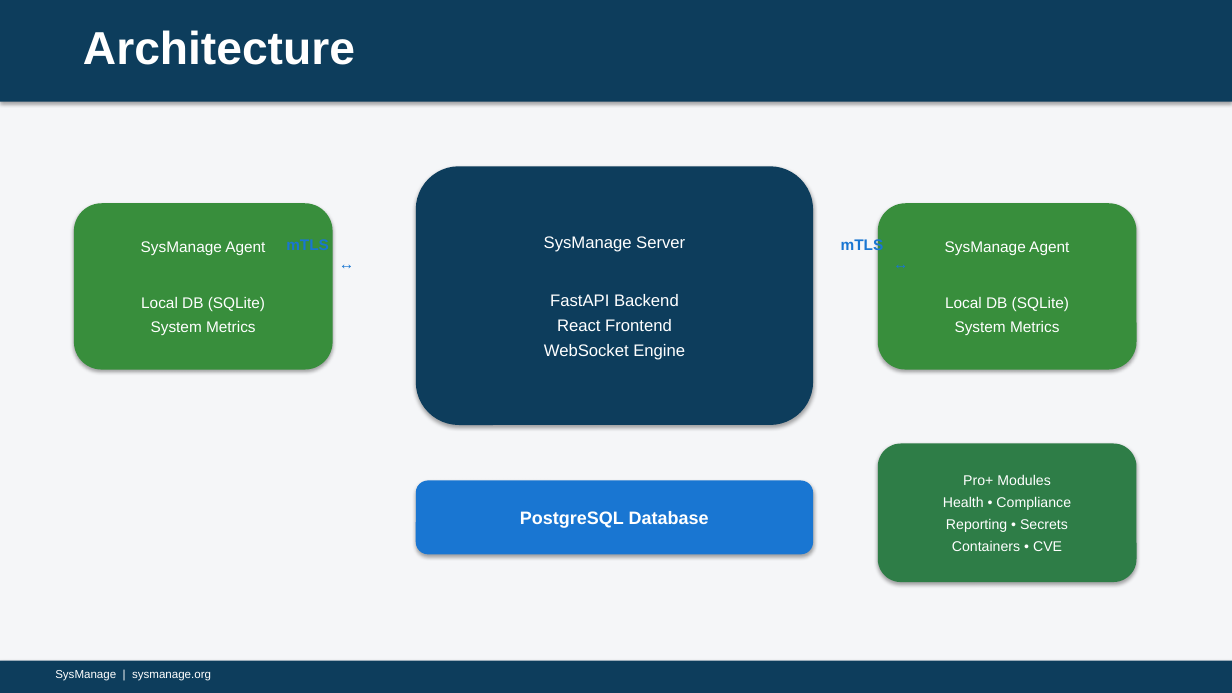
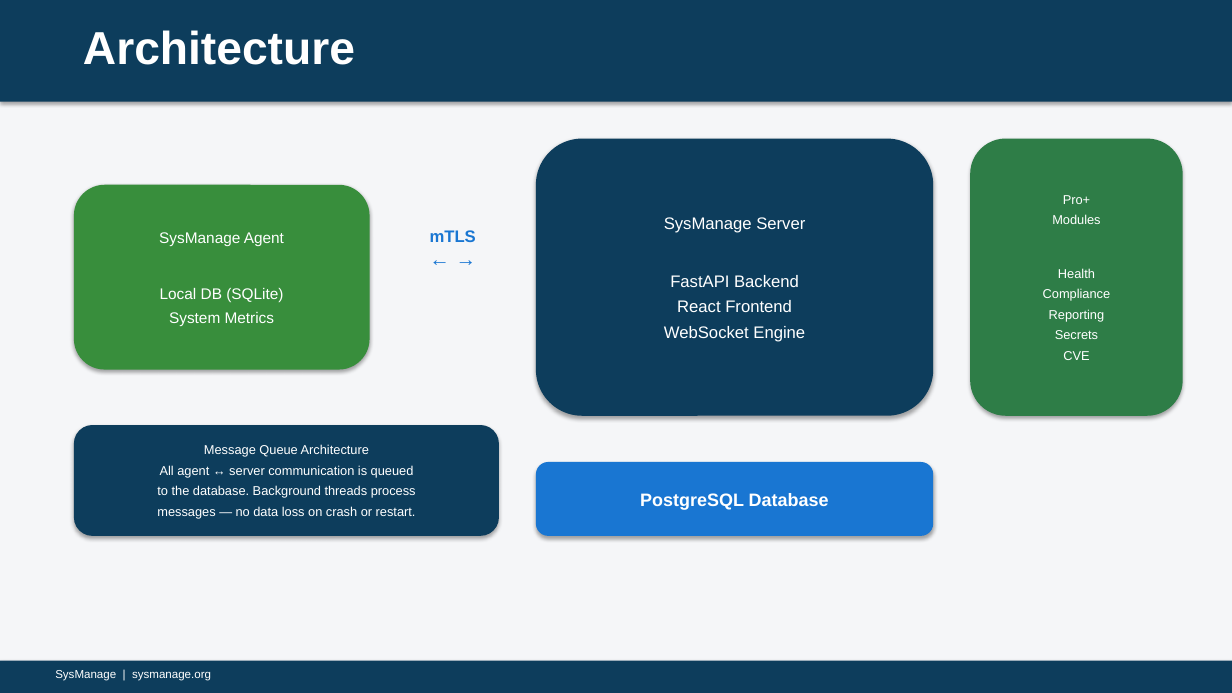
Before and after one commit to bceverly/sysmanage-docs, a slide deck: slide 8 of Presentations/SysManage.pptx. Drawn at 1232x693 pixels with LibreOffice and Linux fonts; fonts in the diff are those of the drawing. Boxes give left, top, right and bottom in pixels: in the first picture for what was removed or moved away, otherwise in the second. Text is boxed around its words. In the diff, an @@ line names an element or a change of style, - is before the commit and + after.

```diff
--- a/Presentations/SysManage.pptx
+++ b/Presentations/SysManage.pptx
@@ rounded rectangle "SysManage Server": place and size @@
-rounded rectangle "SysManage Server" at [416, 166, 813, 425]
+rounded rectangle "SysManage Server" at [536, 139, 933, 416]
@@ rounded rectangle "Pro+": place and size @@
-rounded rectangle "Pro+" at [878, 444, 1137, 582]
+rounded rectangle "Pro+" at [970, 139, 1183, 416]
@@ rounded rectangle "SysManage Agent": place and size @@
-rounded rectangle "SysManage Agent" at [74, 203, 333, 370]
+rounded rectangle "SysManage Agent" at [74, 185, 370, 370]
@@ rounded rectangle removed at [878, 203, 1137, 370] @@
-SysManage Agent
-Local DB (SQLite)
-System Metrics
@@ text in rounded rectangle at [1043, 195, 1111, 360]: text changed; size 11 to 10 pt @@
-Pro+ Modules
-Health • Compliance
-Reporting • Secrets
-Containers • CVE
+Pro+
+Modules
+Health
+Compliance
+Reporting
+Secrets
+CVE
@@ text at [430, 230, 476, 242]: text changed; size 12 to 13 pt @@
-mTLS
-↔
+mTLS
+← →
@@ text removed at [841, 238, 884, 254] @@
-mTLS
-↔
@@ rounded rectangle added at [74, 425, 499, 536], fill #0D3D5C, 10 pt, text #FFFFFF @@
+Message Queue Architecture
+All agent ↔ server communication is queued
+to the database. Background threads process
+messages — no data loss on crash or restart.
@@ rounded rectangle "PostgreSQL Database": place and size @@
-rounded rectangle "PostgreSQL Database" at [416, 481, 813, 555]
+rounded rectangle "PostgreSQL Database" at [536, 462, 933, 536]
```
Also in this commit, not shown: 9 other slides changed, 1 other file.
